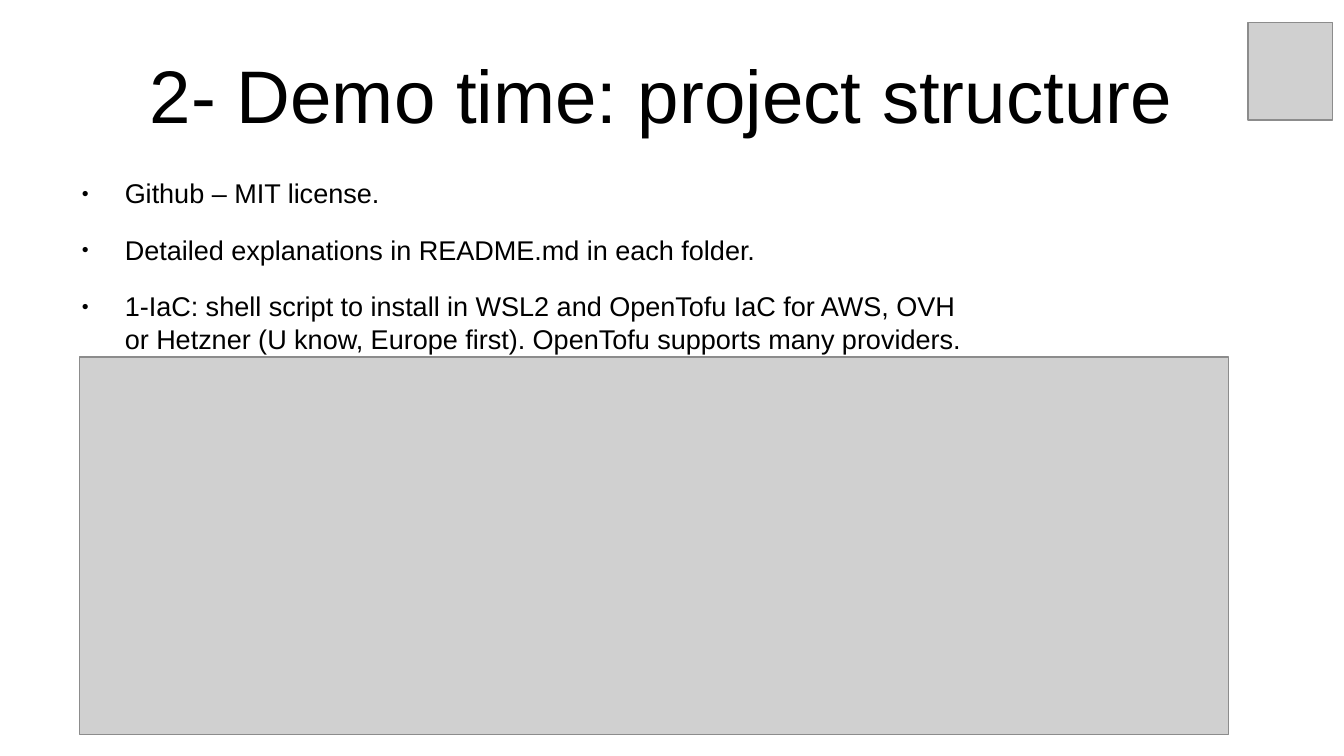
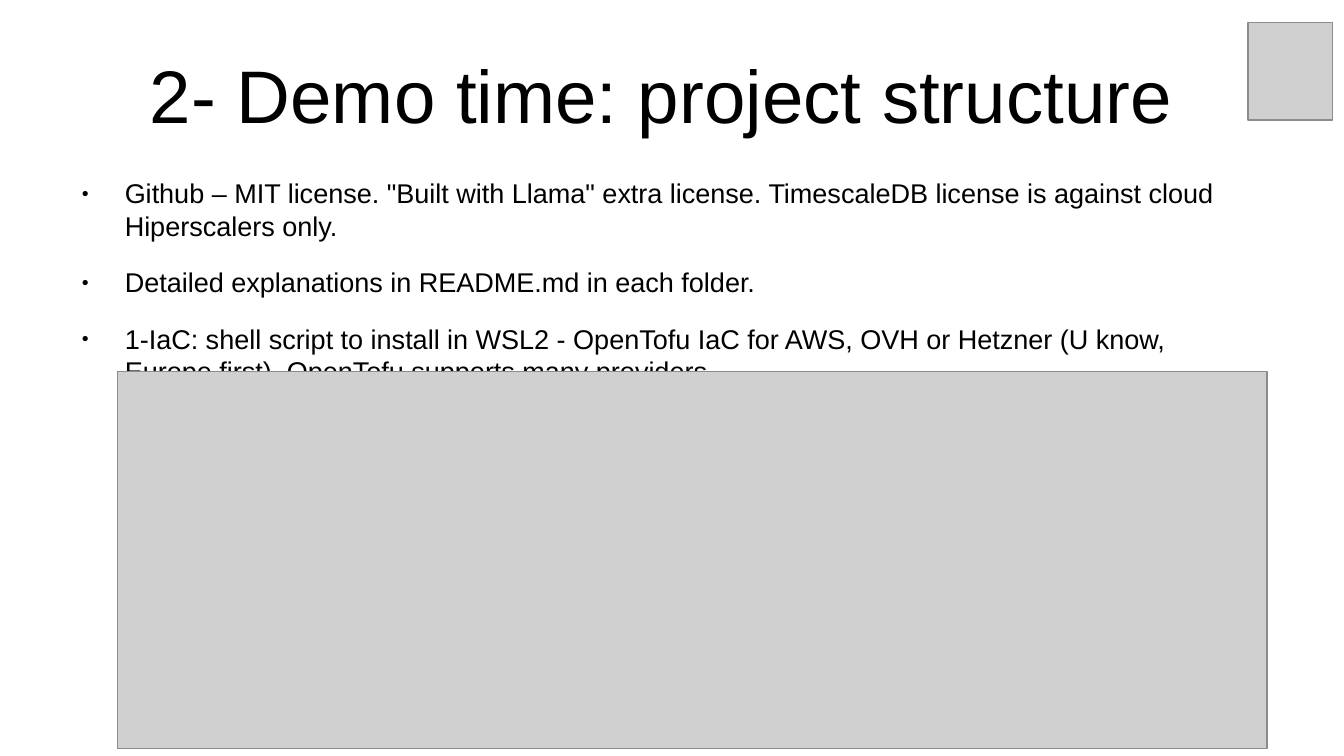
Before and after one commit to inigokintana/homelab-2-prod-ai-golden-path, a slide deck: slide 6 of docs/Presentation-homelab-2-prod-ai-golden-path.odp. Drawn at 1344x756 pixels with LibreOffice and Linux fonts; fonts in the diff are those of the drawing; grey boxes stand for pictures. Boxes give left, top, right and bottom in pixels: in the first picture for what was removed or moved away, otherwise in the second. Text is boxed around its words. In the diff, an @@ line names an element or a change of style, - is before the commit and + after.

Commit message:
fixing readme - hetzner - other stuff

```diff
--- a/docs/Presentation-homelab-2-prod-ai-golden-path.odp
+++ b/docs/Presentation-homelab-2-prod-ai-golden-path.odp
@@ text at (125,183,1214,241): text changed @@
-● Github – MIT license.
+● Github – MIT license. "Built with Llama" extra license. TimescaleDB license is against cloud Hiperscalers only.
@@ text at (125,329,1165,372): text changed @@
-● 1-IaC: shell script to install in WSL2 and OpenTofu IaC for AWS, OVH or Hetzner (U know, Europe first). OpenTofu supports many providers.
+● 1-IaC: shell script to install in WSL2 - OpenTofu IaC for AWS, OVH or Hetzner (U know, Europe first). OpenTofu supports many providers.
@@ picture: place and size @@
-picture at (79,357,1229,734)
+picture at (117,372,1267,749)
```
Also in this commit, not shown: 1 other slide changed, 12 other files.
